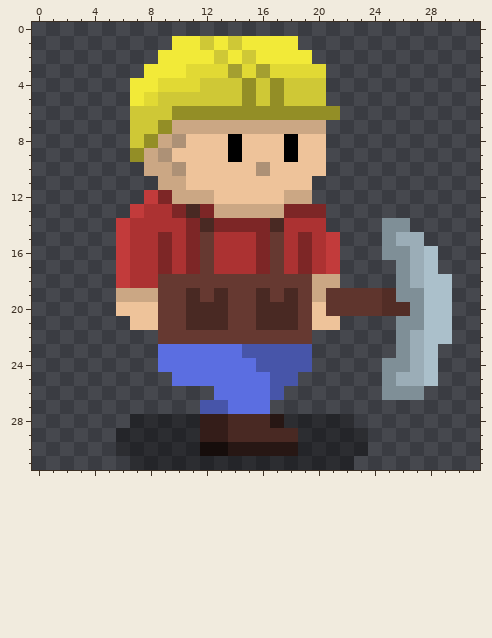
Edited in one commit: pixel-art sprite (Assets/Graphics/Player/Miner3Walk4.png). Above: the version before the commit.
The file is 32x32 pixels. Colours within 5 levels of each other are drawn and written as one.
Now the later version:
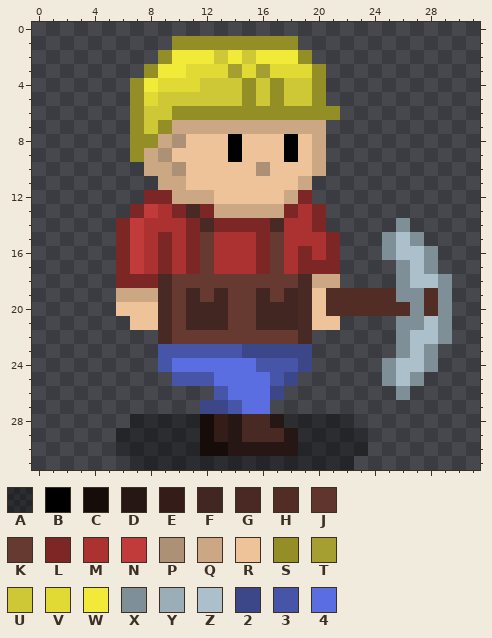
Palette (. is transparent): A #00000060  B #000000  C #160d0b  D #271714  E #341d19  F #412621  G #492923  H #522d26  J #5f352d  K #663931  L #7d2626  M #ac3232  N #c23b3b  P #ad9176  Q #cba784  R #eec39a  S #938e26  T #a49f30  U #cfc836  V #e1d934  W #f2ea38  X #7f8f97  Y #9badb7  Z #abc0cb  2 #3c478a  3 #4755a9  4 #5b6ee1
What changed:
Colour 3 becomes colour 2 in row 23 at x 15 to 19; in row 24 at x 19; in row 25 at x 18; in row 26 at x 17; in row 27 at x 12 to 13.
Colour 4 becomes colour 3 in row 23 at x 9 to 14; in row 24 at x 9; in row 25 at x 10 to 12; in row 26 at x 13; in row 27 at x 14.
Colour E becomes colour C in rows 28 to 29 at x 12.
Colour G becomes colour D in row 28 at x 14; in row 29 at x 14 and 18.
Colour G becomes colour F in row 19 at x 11, 13, 16 and 18; in rows 20 to 21 at x 11 to 13 and 16 to 18.
Colour K becomes colour G in rows 18 to 22 at x 9 and 19.
Colour J becomes colour H in rows 19 to 20 at x 21 to 24.
Colour Z becomes colour H in rows 19 to 20 at x 28.
Colour M becomes colour L in row 14 at x 20; in row 17 at x 20; in row 18 at x 7 to 8.
Colour N becomes colour L in row 12 at x 8; in row 13 at x 7; in row 14 at x 6; in rows 15 to 17 at x 6 and 21; in row 18 at x 6.
Colour Q becomes colour L in row 12 at x 19.
Colour L becomes colour M in row 13 at x 19; in row 15 at x 19.
Colour M becomes colour N in row 13 at x 8; in rows 14 to 17 at x 7.
Colour R becomes colour Q in rows 8 to 10 at x 20; in row 11 at x 19.
Colour Q becomes colour R in row 19 at x 20.
Colour U becomes colour S in row 1 at x 12 and 14; in rows 4 to 5 at x 20; in rows 6 to 8 at x 7.
Colour V becomes colour S in row 3 at x 20.
Colour W becomes colour S in row 1 at x 10 to 11, 13 and 15 to 18; in row 2 at x 9 and 19; in row 3 at x 8; in rows 4 to 5 at x 7.
Colour Y becomes colour X in row 15 at x 27; in row 25 at x 27.
Colour Z becomes colour X in rows 16 to 17 at x 28; in rows 18 to 22 at x 29; in rows 23 to 24 at x 28.
Colour X becomes colour Z in row 16 at x 26; in row 24 at x 26.
Colour Y becomes colour Z in row 15 at x 26; in rows 16 to 18 at x 27; in rows 22 to 24 at x 27; in row 25 at x 26.
Colour X is removed in row 14 at x 25; in row 26 at x 25 and 27.
Colour Z is removed in row 25 at x 28.
